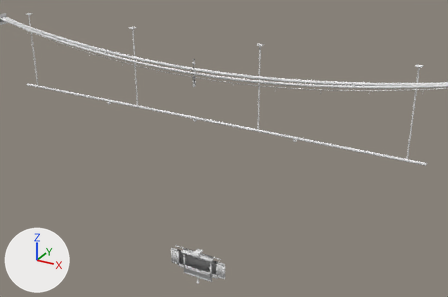
An edit to the Blender file assets/eclipse/source/pasaje_overhead.blend, drawn before and after from the same camera.
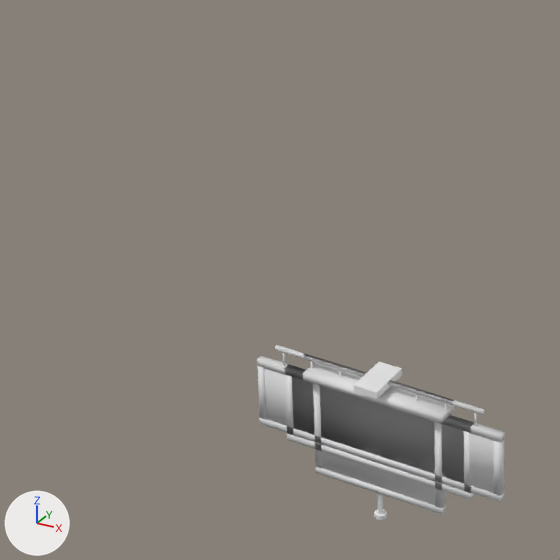
Each version is shown from a 50 mm lens placed at (5.66, -9.17, 7.02), pointed at (0.13, 0.89, 1.99), then close up on the part from 26% to 53% of the width and 57% to 98% of the height. The lights are fixed; the arrows at lower left show +X, +Y and +Z. The older version's two pictures come first. The close-ups show mesh edges as thin lines.

Before the edit, the objects in view are built like this:
```python
me_drop_rod = bpy.data.meshes.new('drop_rod')
me_drop_rod.from_pydata(...)  # a box spanning x -0.06..0.06, y -0.11..0.11, z -0.035..0.0, material slot 0; a 6-sided cylinder along z spanning x -0.01..0.01, y -0.012..0.012, z -0.73..-0.035, material slot 1; an 8-sided cylinder along z spanning x -0.03..0.03, y -0.03..0.03, z -0.75..-0.73, material slot 1
me_drop_rod.polygons.foreach_set('use_smooth', [True] * 24)
me_drop_rod.materials.append(mat_iron)  # white #e7e7e7
me_drop_rod.materials.append(mat_steel)  # white #e7e7e7
me_sign_board_a = bpy.data.meshes.new('sign_board_a')
me_sign_board_a.from_pydata(...)  # 68 vertices, 50 faces; spans x -0.485..0.485, y -0.018..0.018, z -0.485..-0.002
me_sign_board_a.polygons.foreach_set('use_smooth', [True] * 50)
# faces by material slot: [6, 24, 20]
me_sign_board_a.materials.append(mat_sign)  # white #e7e7e7
me_sign_board_a.materials.append(mat_iron)  # white #e7e7e7
me_sign_board_a.materials.append(mat_steel)  # white #e7e7e7
me_sign_board_c = bpy.data.meshes.new('sign_board_c')
me_sign_board_c.from_pydata(...)  # 76 vertices, 56 faces; spans x -0.36..0.36, y -0.06..0.06, z -0.615..-0.002
me_sign_board_c.polygons.foreach_set('use_smooth', [True] * 56)
# faces by material slot: [6, 24, 20, 6]
me_sign_board_c.materials.append(mat_sign)  # white #e7e7e7
me_sign_board_c.materials.append(mat_iron)  # white #e7e7e7
me_sign_board_c.materials.append(mat_steel)  # white #e7e7e7
me_sign_board_c.materials.append(mat_enamel)  # white #e7e7e7
ob_drop_rod = bpy.data.objects.new('drop_rod', me_drop_rod)
ob_drop_rod.location = (0.0, 0.0, 0.0)
ob_sign_board_a = bpy.data.objects.new('sign_board_a', me_sign_board_a)
ob_sign_board_a.location = (0.0, 0.0, 0.0)
ob_sign_board_c = bpy.data.objects.new('sign_board_c', me_sign_board_c)
ob_sign_board_c.location = (0.0, 0.0, 0.0)
# also in view: 'sign_board_b' at (0.0, 0.0, -0.22)
```
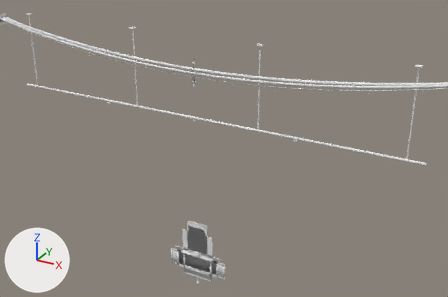
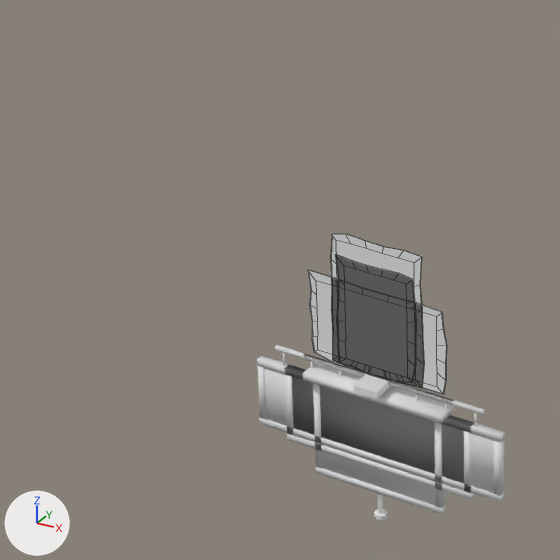
Edits to the scene script, one JSON object a line:
```json
{"op": "add", "block": "mat_paper", "code": ["mat_paper = principled_material('paper')", "mat_paper.base_color = (0.8, 0.8, 0.8)  # white #e7e7e7"]}
{"op": "add", "block": "me_poster_c", "code": ["me_poster_c = bpy.data.meshes.new('poster_c')", "me_poster_c.from_pydata(...)  # 60 vertices, 42 faces; spans x -0.352..0.359, y -0.006..0.0, z 0.002..0.452", "me_poster_c.polygons.foreach_set('use_smooth', [True] * 42)", "# faces by material slot: [1, 41]", "me_poster_c.materials.append(mat_sign)  # white #e7e7e7", "me_poster_c.materials.append(mat_paper)  # white #e7e7e7"]}
{"op": "add", "block": "me_poster_b", "code": ["me_poster_b = bpy.data.meshes.new('poster_b')", "me_poster_b.from_pydata(...)  # 60 vertices, 42 faces; spans x -0.208..0.205, y -0.006..0.0, z 0.001..0.574", "me_poster_b.polygons.foreach_set('use_smooth', [True] * 42)", "# faces by material slot: [1, 41]", "me_poster_b.materials.append(mat_sign)  # white #e7e7e7", "me_poster_b.materials.append(mat_paper)  # white #e7e7e7"]}
{"op": "add", "block": "me_poster_a", "code": ["me_poster_a = bpy.data.meshes.new('poster_a')", "me_poster_a.from_pydata(...)  # 60 vertices, 42 faces; spans x -0.233..0.243, y -0.006..0.0, z 0.006..0.694", "me_poster_a.polygons.foreach_set('use_smooth', [True] * 42)", "# faces by material slot: [1, 41]", "me_poster_a.materials.append(mat_sign)  # white #e7e7e7", "me_poster_a.materials.append(mat_paper)  # white #e7e7e7"]}
{"op": "add", "block": "ob_poster_c", "code": ["ob_poster_c = bpy.data.objects.new('poster_c', me_poster_c)", "ob_poster_c.location = (0.0, 0.0, 0.0)"]}
{"op": "add", "block": "ob_poster_b", "code": ["ob_poster_b = bpy.data.objects.new('poster_b', me_poster_b)", "ob_poster_b.location = (0.0, 0.0, 0.0)"]}
{"op": "add", "block": "ob_poster_a", "code": ["ob_poster_a = bpy.data.objects.new('poster_a', me_poster_a)", "ob_poster_a.location = (0.0, 0.0, 0.0)"]}
```

What differs and where, as boxes [x1, y1, x2, y2] in the close-ups (560 x 560 px):
```json
{"object": "poster_c", "change": "added", "after": [308, 270, 447, 394], "faces in mat_sign (white #e7e7e7)": [316, 281, 437, 386], "faces in mat_paper (white #e7e7e7)": [308, 270, 447, 394]}
{"object": "poster_a", "change": "added", "after": [330, 234, 424, 388], "faces in mat_sign (white #e7e7e7)": [336, 240, 416, 379], "faces in mat_paper (white #e7e7e7)": [330, 234, 424, 388]}
{"object": "poster_b", "change": "added", "after": [336, 255, 416, 382], "faces in mat_sign (white #e7e7e7)": [344, 267, 408, 377], "faces in mat_paper (white #e7e7e7)": [336, 255, 416, 382]}
```
